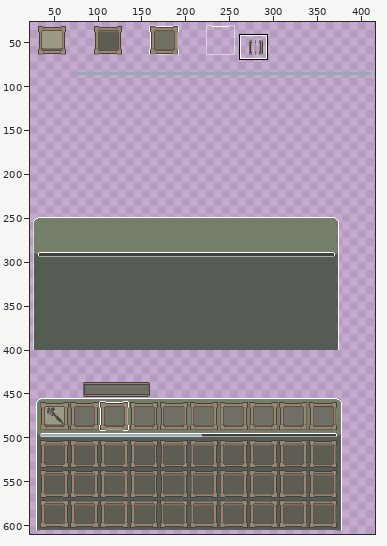
Pixel-art file -- Assets/Graphics/UI/HUD/Inventory.aseprite. Above, an overview of the earlier version with the close-up marked.
Close-up. Old version:
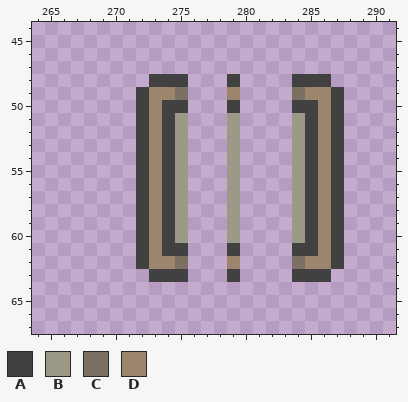
450x650 pixels, 1 frame. Colours within 5 levels of each other are drawn and written as one. Shown: x 264..291, y 44..67. The wide view leaves out empty margins.
Palette (. is transparent): A #414141  B #9c9a87  C #7c7062  D #9b866d
Pixels before, first column x 272:
48 .AAA...A....AAA.
49 ADDC...D....CDDA
50 ADAA...A....AADA
51 ADAB...B....BADA
52 ADAB...B....BADA
53 ADAB...B....BADA
54 ADAB...B....BADA
55 ADAB...B....BADA
56 ADAB...B....BADA
57 ADAB...B....BADA
58 ADAB...B....BADA
59 ADAB...B....BADA
60 ADAB...B....BADA
61 ADAA...A....AADA
62 ADDC...D....CDDA
63 .AAA...A....AAA.
The same view after the edit:
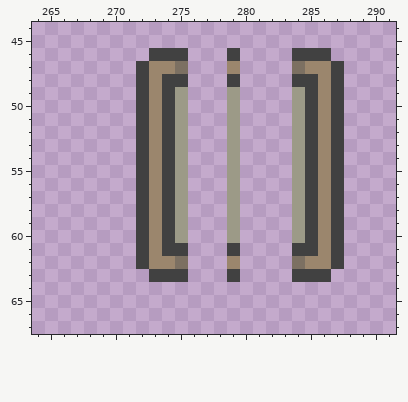
Difference:
Changed rows in their new state; - is an unchanged pixel.
Layer "Layer 1":
first column x 272:
46 -AAA---A----AAA-
47 ADDC---D----CDDA
48 AD------------DA
49 --AB---B----BA--
50 ---B---B----B---
